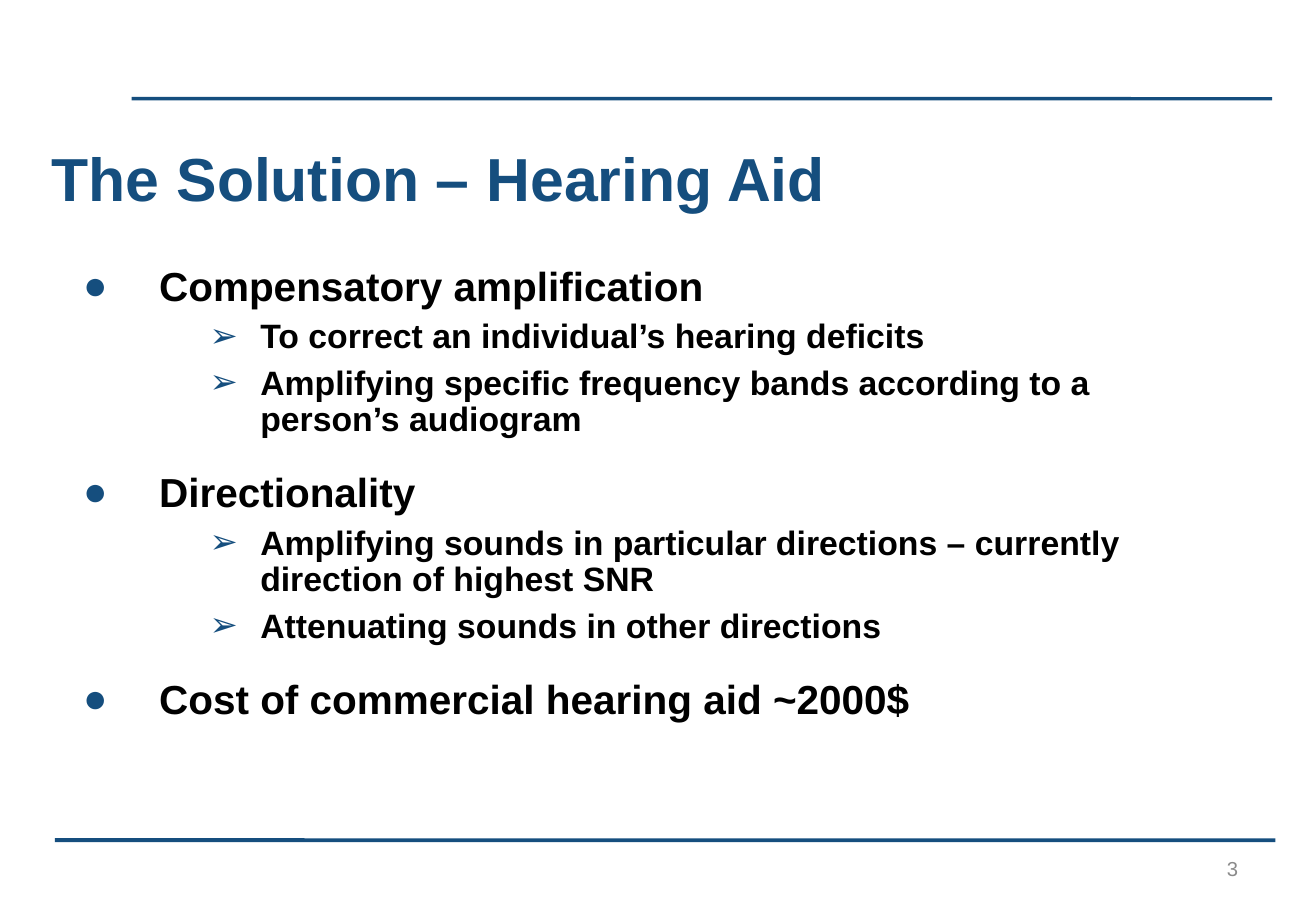
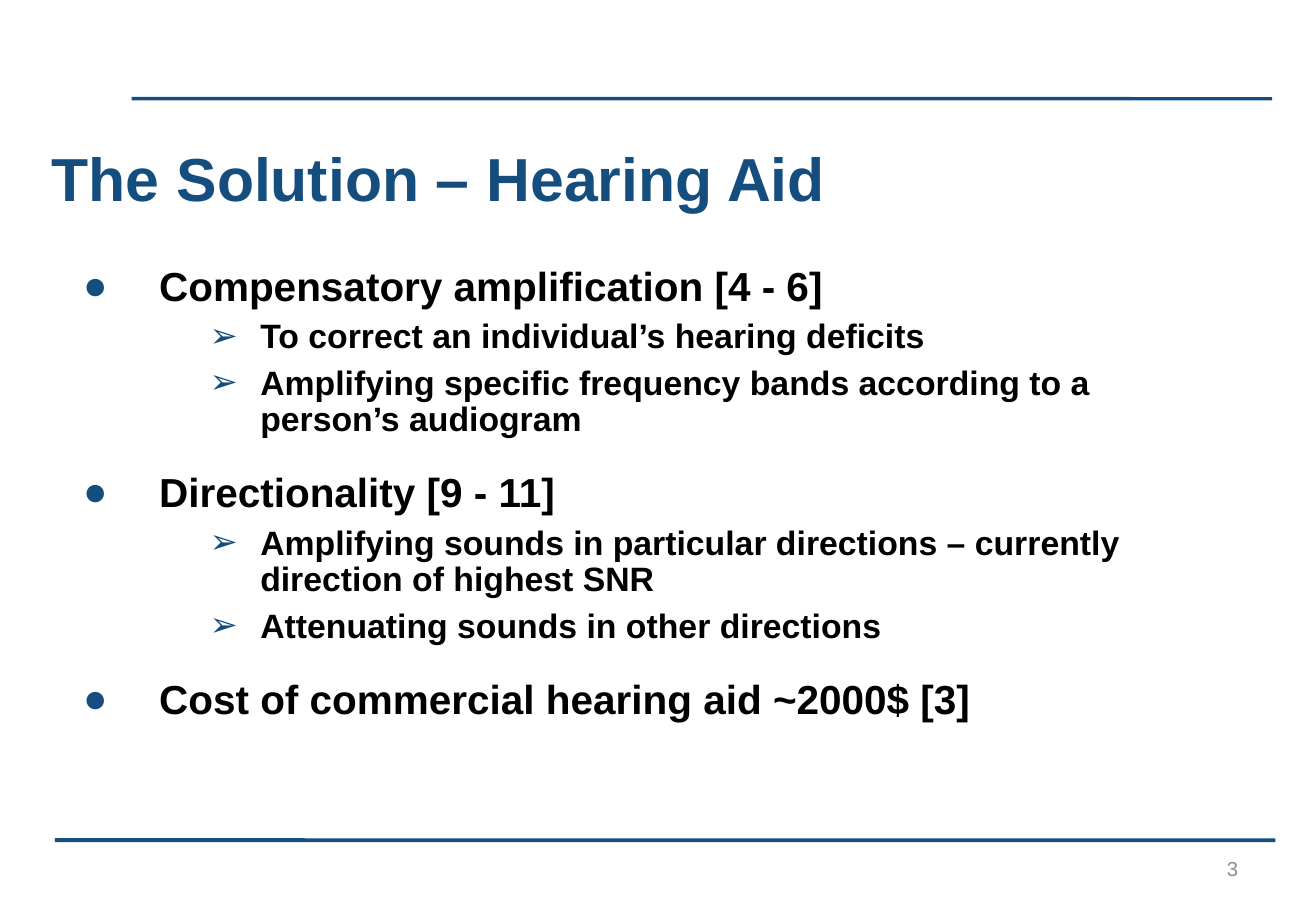
Before and after one commit to kayjayB/I_cant_hear_you, a slide deck: slide 3 of Presentation/Presentation.pptx. Drawn at 1316x911 pixels with LibreOffice and Linux fonts; fonts in the diff are those of the drawing; background and template pictures are left out. Boxes give left, top, right and bottom in pixels: in the first picture for what was removed or moved away, otherwise in the second. Text is boxed around its words. In the diff, an @@ line names an element or a change of style, - is before the commit and + after.

```diff
--- a/Presentation/Presentation.pptx
+++ b/Presentation/Presentation.pptx
@@ text at [159,271,822,309]: text changed @@
-● Compensatory amplification
+● Compensatory amplification [4 - 6]
@@ text at [159,477,555,515]: text changed @@
-● Directionality
+● Directionality [9 - 11]
@@ text at [159,684,969,722]: text changed @@
-● Cost of commercial hearing aid ~2000$
+● Cost of commercial hearing aid ~2000$ [3]
```
Also in this commit, not shown: 6 other slides changed.
